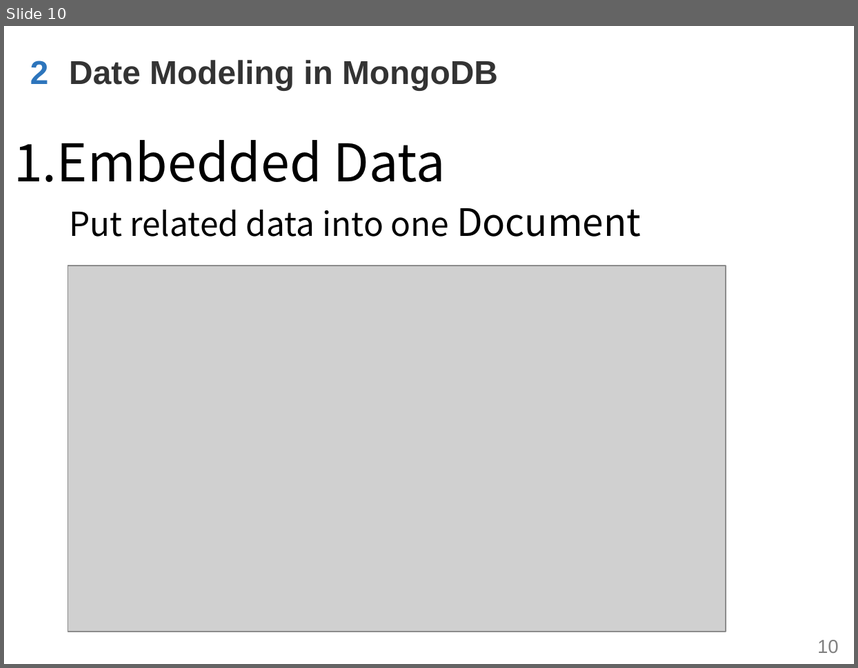
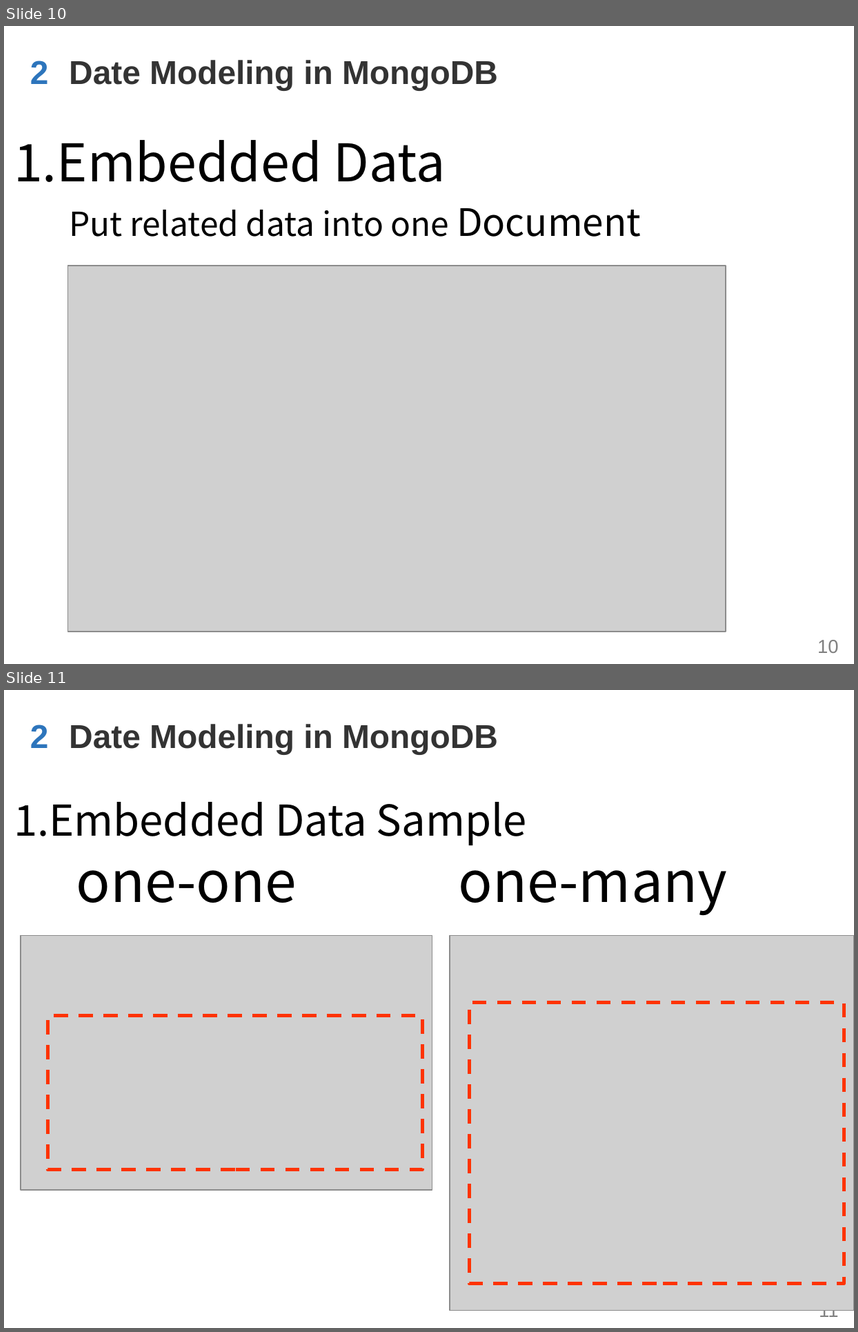
Before and after one commit to WenhaoXu/full-stack-web-course, a slide deck: db/mongodb/2017/materials/MongoDB_CH4_Modeling.pptx. Shown one above the other, each under a label of ours: slide 10 before the commit, slides 10 and 11 after it. The pictures are 858x668 and 858x1332 pixels, drawn with LibreOffice and Linux fonts; fonts in the diff are those of the drawing; grey boxes stand for pictures; background and template pictures are left out. Boxes give left, top, right and bottom in pixels: in the first picture for what was removed or moved away, otherwise in the second. Text is boxed around its words. In the diff, an @@ line names an element or a change of style, - is before the commit and + after.

Commit message:
[db] Finish CH4 modeling ppt

```diff
--- a/db/mongodb/2017/materials/MongoDB_CH4_Modeling.pptx
+++ b/db/mongodb/2017/materials/MongoDB_CH4_Modeling.pptx
@@ slide 11 added at (4, 690, 854, 1328), background #FFFFFF; not listed: 1 template element that a slide beside it also shows @@
@@ text added at (30, 724, 49, 748), 28 pt, text #2D75BC, bold @@
+2
@@ text added at (69, 724, 498, 754), 28 pt, text #333333, bold @@
+Date Modeling in MongoDB
@@ text added at (14, 802, 527, 845), 36 pt, text #000000 @@
+1.Embedded Data Sample
@@ text added at (458, 844, 727, 916), 48 pt, text #000000 @@
+one-many
@@ text added at (76, 870, 297, 903), 48 pt, text #000000 @@
+one-one
@@ picture added at (21, 935, 432, 1189) @@
@@ picture added at (450, 935, 854, 1310) @@
@@ rectangle added at (47, 1016, 422, 1170), outline #FF3300 3 pt dashed @@
@@ rectangle added at (469, 1002, 844, 1283), outline #FF3300 3 pt dashed @@
```
Also in this commit, not shown: 1 slide changed, 13 other slides added.
